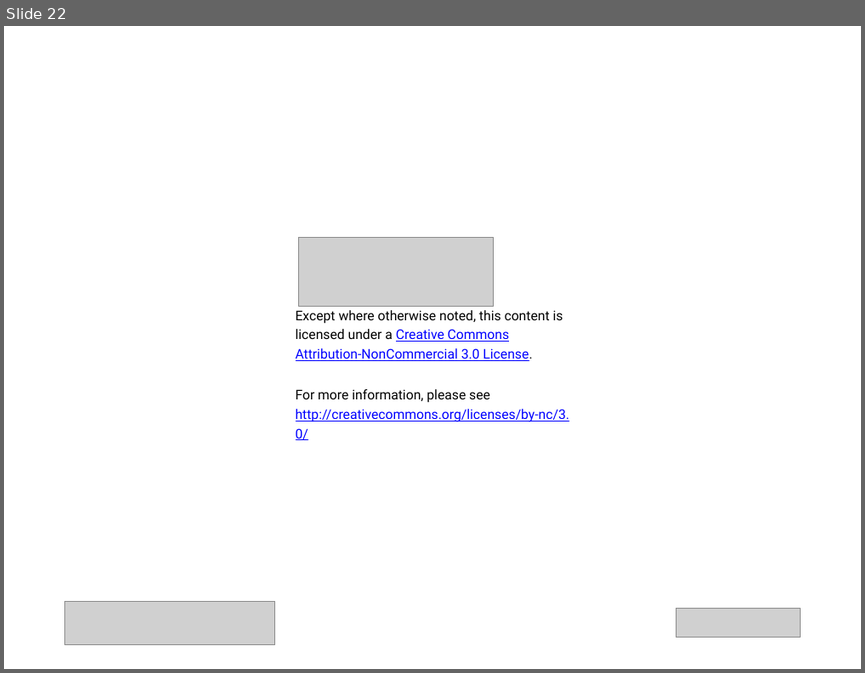
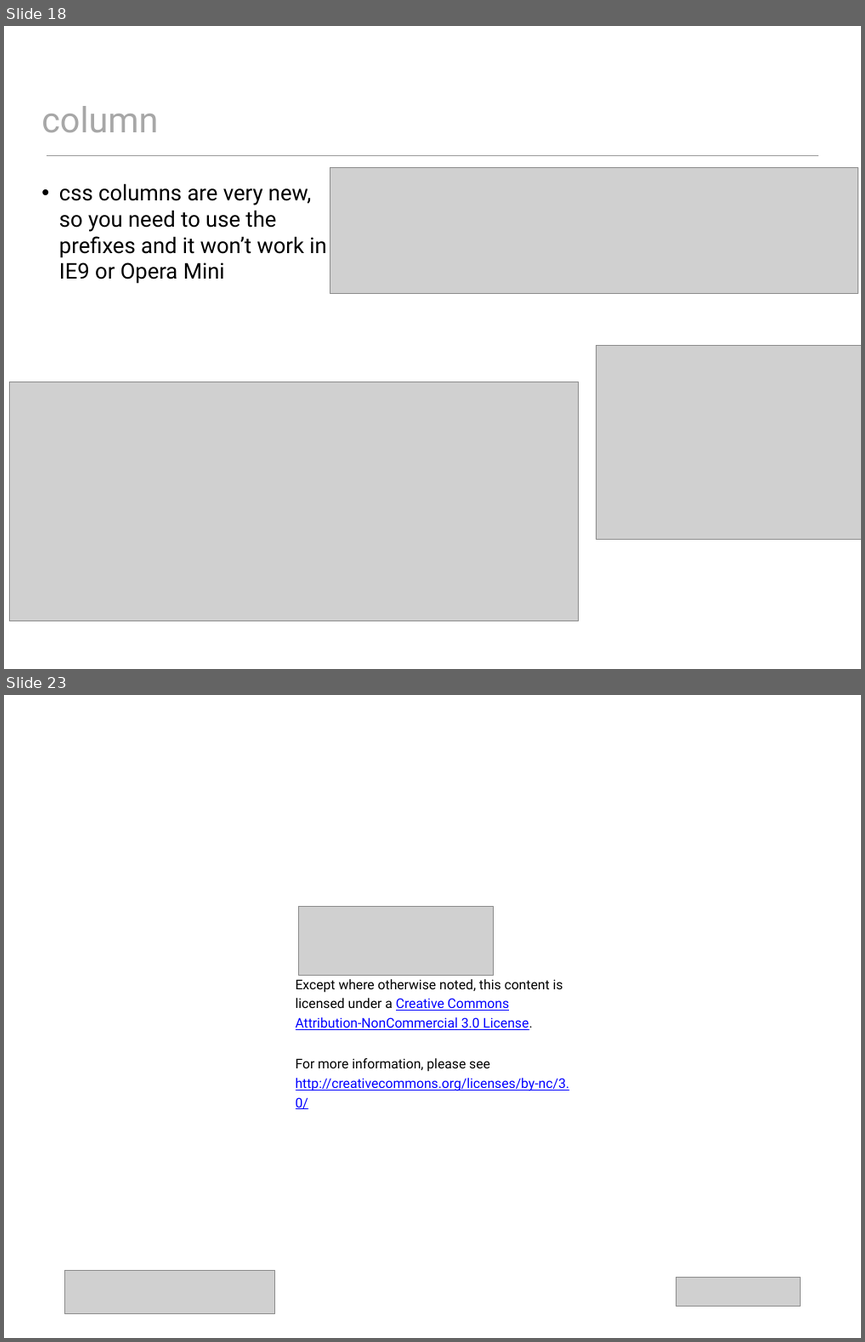
Before and after one commit to wit-web-dev-2015/web-dev-1, a slide deck: topic07/talk-1/a-css-layout-part2.pptx. Shown one above the other, each under a label of ours: slide 22 before the commit, slides 18 and 23 after it; the slides between them are not shown. The pictures are 865x673 and 865x1342 pixels, drawn with LibreOffice and Linux fonts; fonts in the diff are those of the drawing; grey boxes stand for pictures. Boxes give left, top, right and bottom in pixels: in the first picture for what was removed or moved away, otherwise in the second. Text is boxed around its words. In the diff, an @@ line names an element or a change of style, - is before the commit and + after.

```diff
--- a/topic07/talk-1/a-css-layout-part2.pptx
+++ b/topic07/talk-1/a-css-layout-part2.pptx
@@ slide 18 added at (4,26,861,669), background #FFFFFF @@
@@ title added at (41,106,158,132), 42 pt, text #A7A7A7 @@
+column
@@ line added from (46, 155) to (818, 155), #9A9A9A 1 pt @@
@@ picture added at (330,168,857,293) @@
@@ text added at (59,183,326,284), 26 pt, text #000000 @@
+• css columns are very new, so you need to use the prefixes and it won’t work in IE9 or Opera Mini
@@ picture added at (596,345,861,539) @@
@@ picture added at (9,381,579,621) @@
@@ what was slide 22 is now slide 23 @@
```
Also in this commit, not shown: 15 slides changed, 5 other slides added, 5 slides removed, 32 other files.
